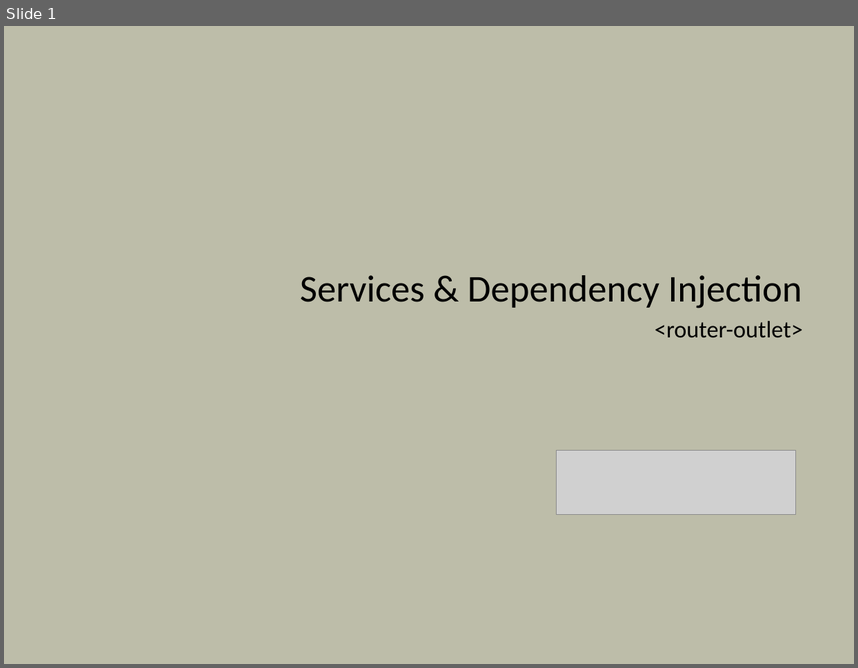
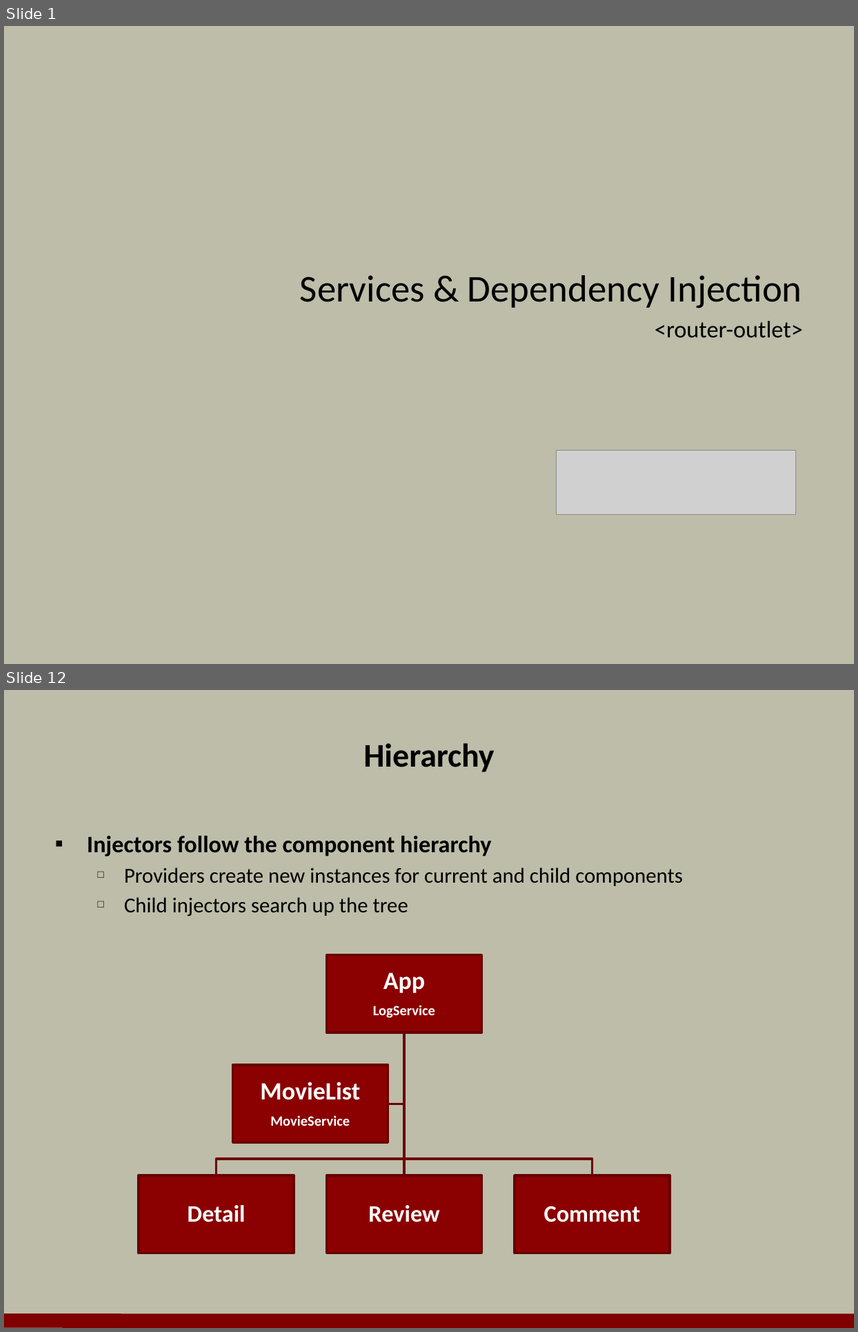
Before and after one commit to OdeToCode/classes, a slide deck: angular2/slides/04_Services_DI.pptx. Shown one above the other, each under a label of ours: slide 1 before the commit, slides 1 and 12 after it; the slides between them are not shown. The pictures are 858x668 and 858x1332 pixels, drawn with LibreOffice and Linux fonts; fonts in the diff are those of the drawing; grey boxes stand for pictures; background and template pictures are left out. Boxes give left, top, right and bottom in pixels: in the first picture for what was removed or moved away, otherwise in the second. Text is boxed around its words. In the diff, an @@ line names an element or a change of style, - is before the commit and + after.

```diff
--- a/angular2/slides/04_Services_DI.pptx
+++ b/angular2/slides/04_Services_DI.pptx
@@ slide 12 added at (4,690,854,1328), background #BDBDA9 @@
@@ title added at (363,743,494,772), 28 pt, text #000000, bold @@
+Hierarchy
@@ text added at (87,836,683,916), 18 pt, text #000000 @@
+▪ Injectors follow the component hierarchy
+  □ Providers create new instances for current and child components
+  □ Child injectors search up the tree
@@ group added at (139,954,671,1253): 5 rectangles, 5 texts, 4 freeform shapes @@
+App
+LogService
+Detail
+Review
+Comment
+MovieList
+MovieService
@@ line added from (4, 1320) to (854, 1321), #800000 12 pt @@
```
Also in this commit, not shown: 16 other slides added, 1 other file.
